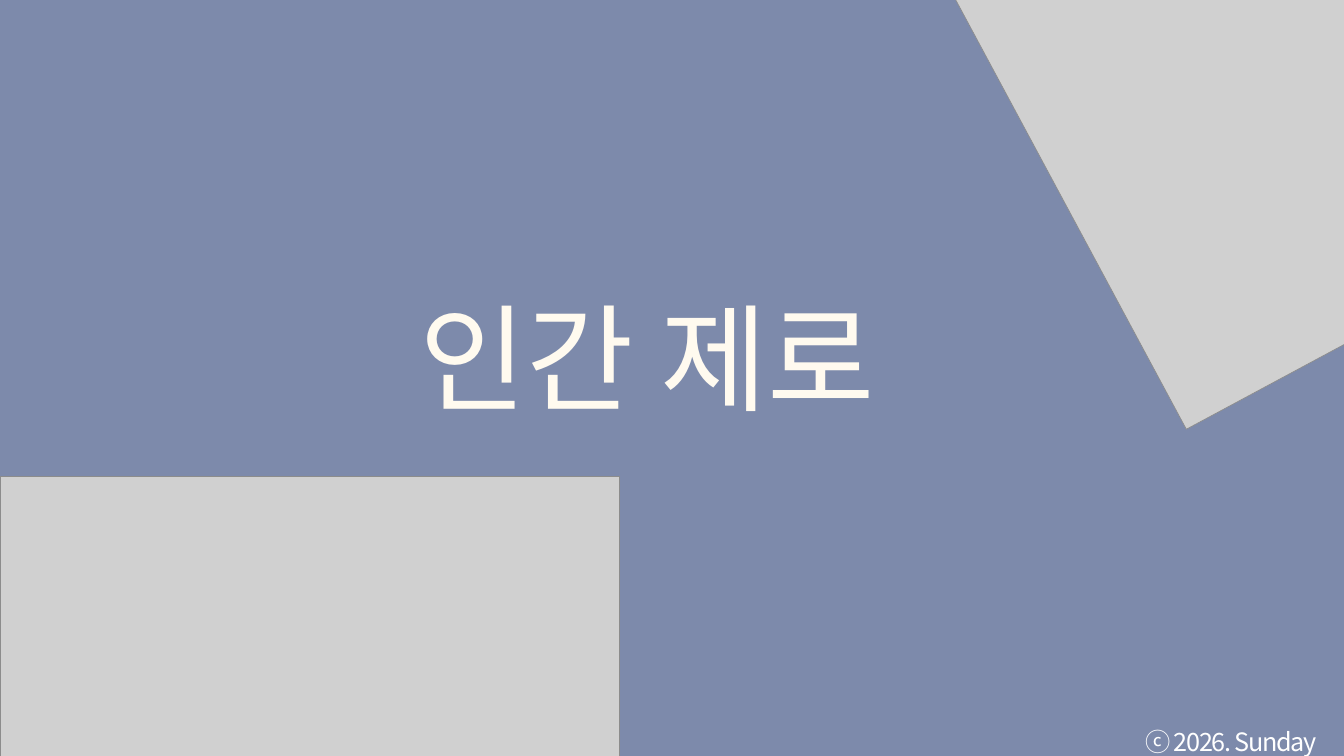
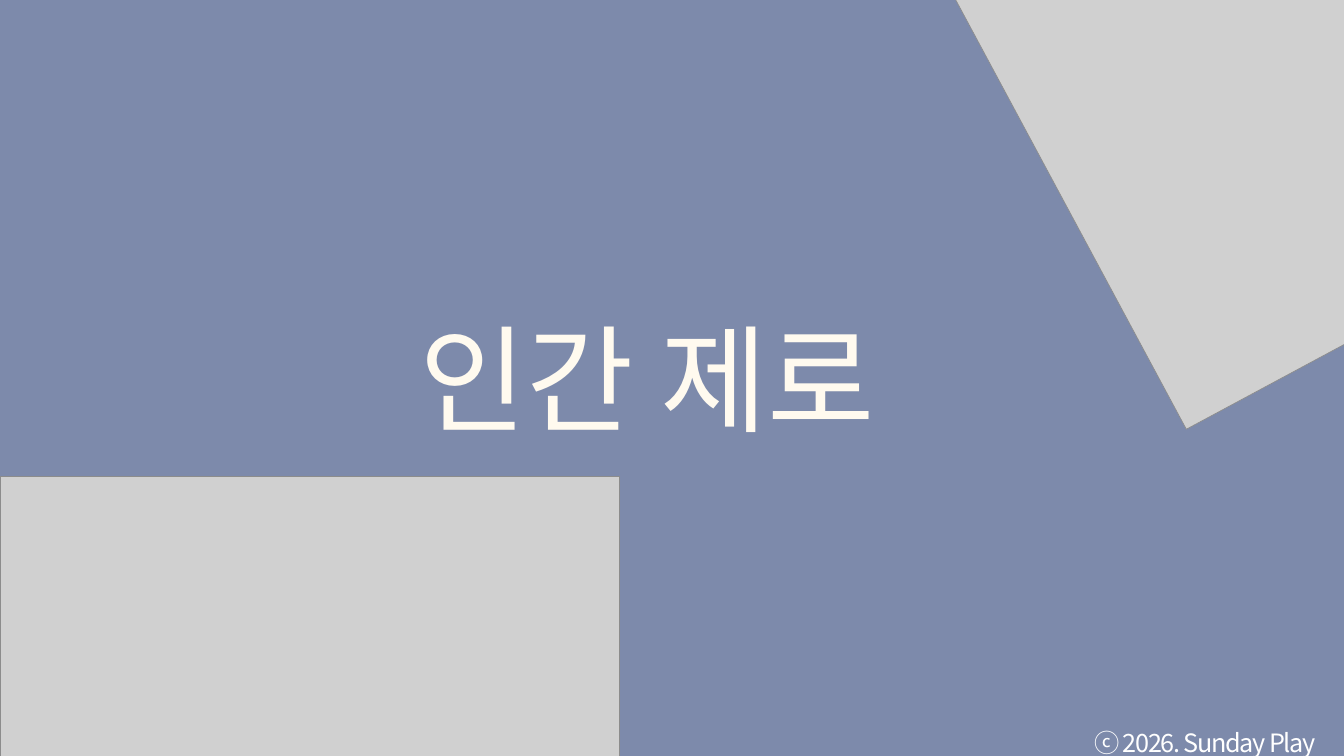
Before and after one commit to tkdgns25300/sunday_play, a slide deck: slide 1 of public/downloads/games/human-zero/rules.pptx. Drawn at 1344x756 pixels with LibreOffice and Linux fonts; fonts in the diff are those of the drawing; grey boxes stand for pictures. Boxes give left, top, right and bottom in pixels: in the first picture for what was removed or moved away, otherwise in the second. Text is boxed around its words. In the diff, an @@ line names an element or a change of style, - is before the commit and + after.

```diff
--- a/public/downloads/games/human-zero/rules.pptx
+++ b/public/downloads/games/human-zero/rules.pptx
@@ text "인간 제로": place and size @@
-text "인간 제로" at box(419, 305, 875, 411)
+text "인간 제로" at box(419, 326, 875, 432)
@@ text "인간 제로" at box(419, 326, 875, 432): font Roboto to Noto Sans CJK KR @@
@@ text "ⓒ 2026. Sunday Play" rewrapped from box(1145, 730, 1317, 756) to box(1094, 731, 1316, 756) @@
```
Also in this commit, not shown: 4 other slides changed, 3 other files.
